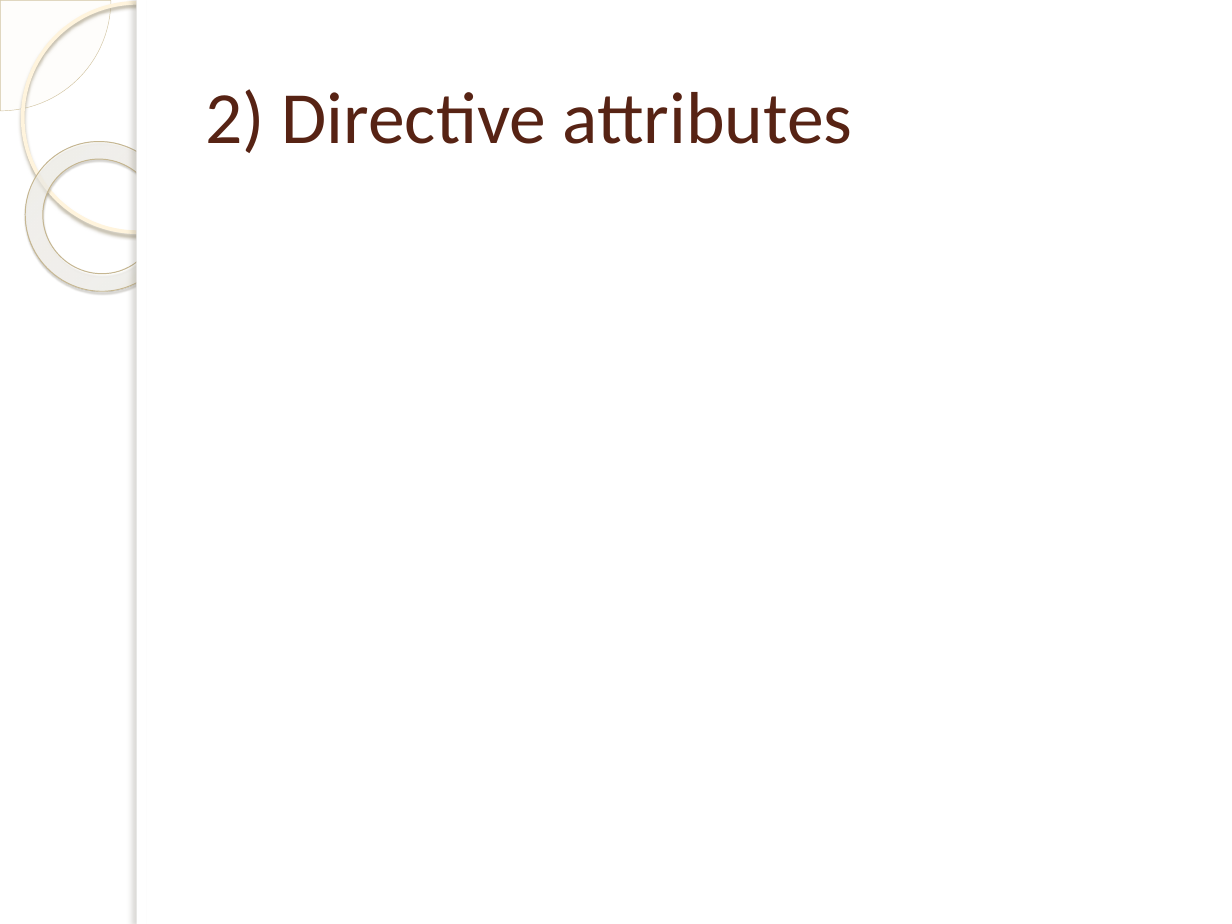
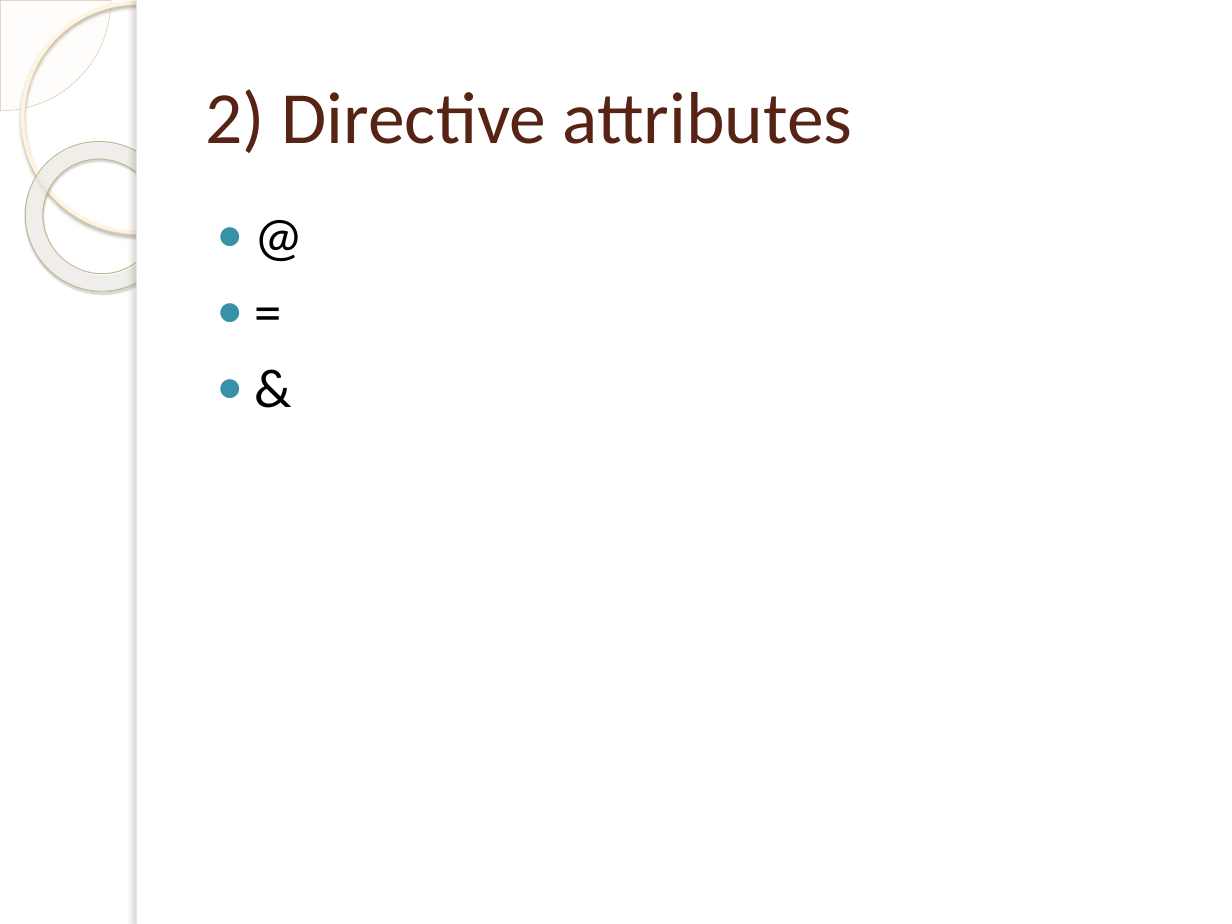
Before and after one commit to xuancong246/documents, a slide deck: slide 11 of Ebooks/AngularJS/AngularJS (Second meeting).pptx. Drawn at 1232x924 pixels with LibreOffice and Linux fonts; fonts in the diff are those of the drawing; background and template pictures are left out. Boxes give left, top, right and bottom in pixels: in the first picture for what was removed or moved away, otherwise in the second. Text is boxed around its words. In the diff, an @@ line names an element or a change of style, - is before the commit and + after.

Commit message:
Update ppt

```diff
--- a/Ebooks/AngularJS/AngularJS (Second meeting).pptx
+++ b/Ebooks/AngularJS/AngularJS (Second meeting).pptx
@@ text added at box(193, 195, 1204, 841), 32 pt, text #000000 @@
+● @
+● =
+● &
```
Also in this commit, not shown: 6 slides added, 3 slides removed.
